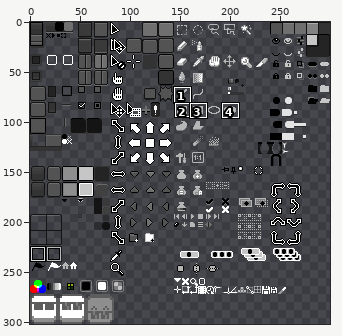
Sprite sheet, stored at sheet.png. Above: a wide view before the commit, with the close-up outlined.
Close-up. Before the edit:
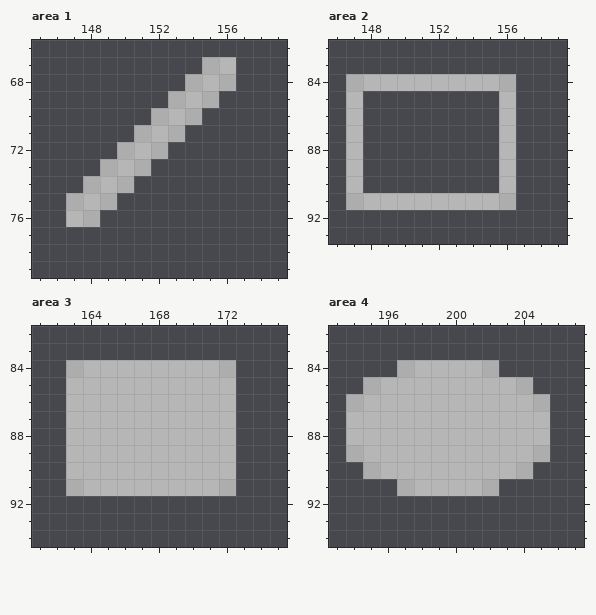
The file is 300x302 pixels. Colours within 5 levels of each other are drawn and written as one. Shown: area 1: x 145..159, y 66..79; area 2: x 146..159, y 82..93; area 3: x 161..175, y 82..94; area 4: x 193..207, y 82..94. The commit also changed other parts of the picture, which this record leaves out.
After the commit:
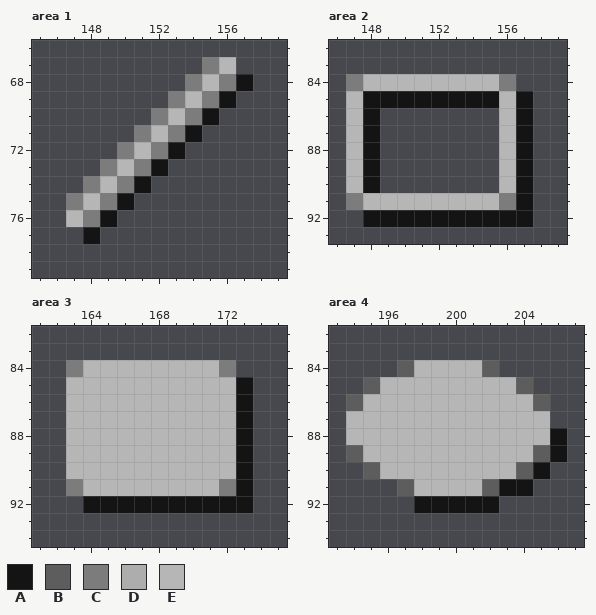
Palette (. is transparent): A #141414  B #5d5d5d  C #7c7c7c  D #adadad  E #b6b6b6
Change:
Area 1:
Colour A is added in row 68 at x 157; in row 69 at x 156; in row 70 at x 155; in row 71 at x 154; in row 72 at x 153; in row 73 at x 152.
Colour A is added in row 74 at x 151; in row 75 at x 150; in row 76 at x 149; in row 77 at x 148.
Colour C replaces colour D in row 67 at x 155; in row 68 at x 154 and 156; in row 69 at x 153 and 155; in row 70 at x 152 and 154; in row 71 at x 151 and 153; in row 72 at x 150 and 152.
Colour C replaces colour D in row 73 at x 149 and 151; in row 74 at x 148 and 150; in row 75 at x 147 and 149; in row 76 at x 148.
Area 2:
Colour A is added in row 85 at x 148 to 155 and 157; in rows 86 to 90 at x 148 and 157; in row 91 at x 157; in row 92 at x 148 to 157.
Colour C replaces colour D in row 84 at x 147 and 156; in row 91 at x 147 and 156.
Area 3:
Colour A is added in rows 85 to 91 at x 173; in row 92 at x 164 to 173.
Colour C replaces colour D in row 84 at x 163 and 172; in row 91 at x 163 and 172.
Area 4:
Colour A is added in rows 88 to 89 at x 206; in row 90 at x 205; in row 91 at x 203 to 204; in row 92 at x 198 to 202.
Colour B replaces colour D in row 84 at x 197 and 202; in row 85 at x 195 and 204; in row 86 at x 194 and 205; in row 89 at x 194 and 205; in row 90 at x 195 and 204; in row 91 at x 197 and 202.
Pixel boxes of the changes (left, top, right, bottom) in both close-ups:
changed: (66, 57, 253, 244)
changed: (346, 74, 533, 227)
changed: (66, 360, 253, 513)
changed: (346, 360, 567, 513)
